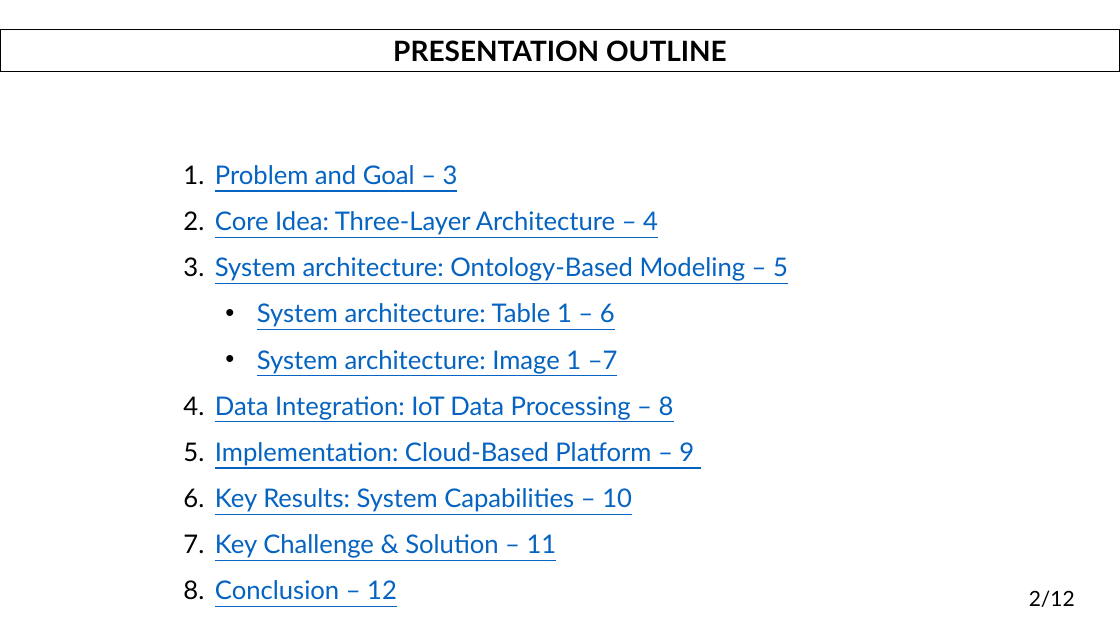
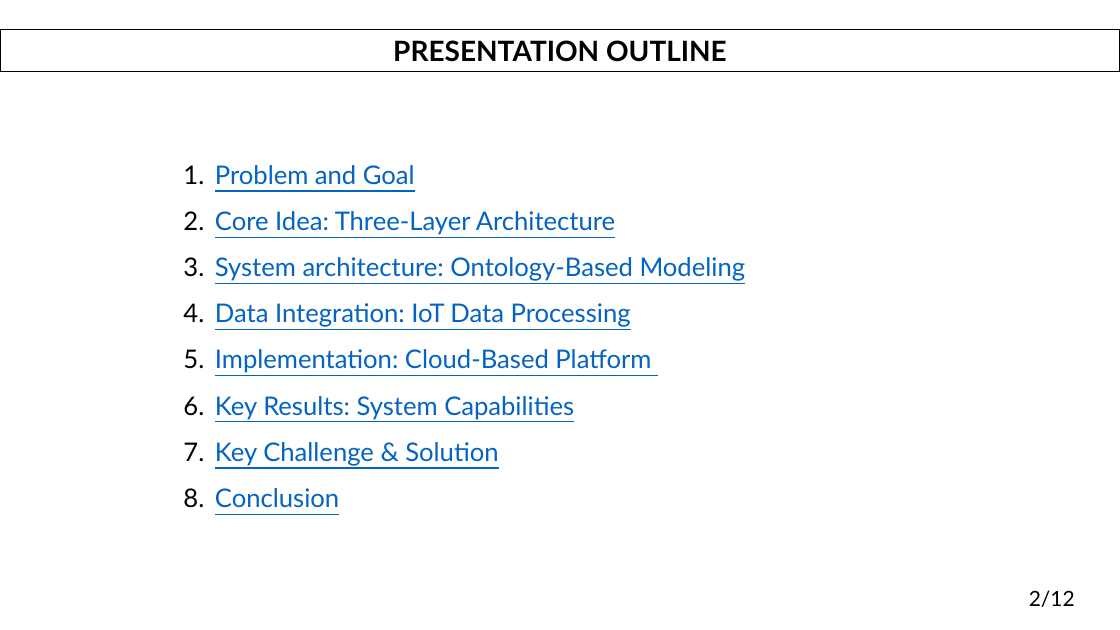
Before and after one commit to DanielWhy7/FSR, a slide deck: slide 2 of presentaion2.pptx. Drawn at 1120x630 pixels with LibreOffice and Linux fonts; fonts in the diff are those of the drawing. Boxes give left, top, right and bottom in pixels: in the first picture for what was removed or moved away, otherwise in the second. Text is boxed around its words. In the diff, an @@ line names an element or a change of style, - is before the commit and + after.

```diff
--- a/presentaion2.pptx
+++ b/presentaion2.pptx
@@ text at (215, 165, 746, 508): text changed @@
-1. Problem and Goal – 3
-2. Core Idea: Three-Layer Architecture – 4
-3. System architecture: Ontology-Based Modeling – 5
-  • System architecture: Table 1 – 6
-  • System architecture: Image 1 –7
-4. Data Integration: IoT Data Processing – 8
-5. Implementation: Cloud-Based Platform – 9
-6. Key Results: System Capabilities – 10
-7. Key Challenge & Solution – 11
-8. Conclusion – 12
+1. Problem and Goal
+2. Core Idea: Three-Layer Architecture
+3. System architecture: Ontology-Based Modeling
+4. Data Integration: IoT Data Processing
+5. Implementation: Cloud-Based Platform
+6. Key Results: System Capabilities
+7. Key Challenge & Solution
+8. Conclusion
```
Also in this commit, not shown: 2 other slides changed, 1 other file.
